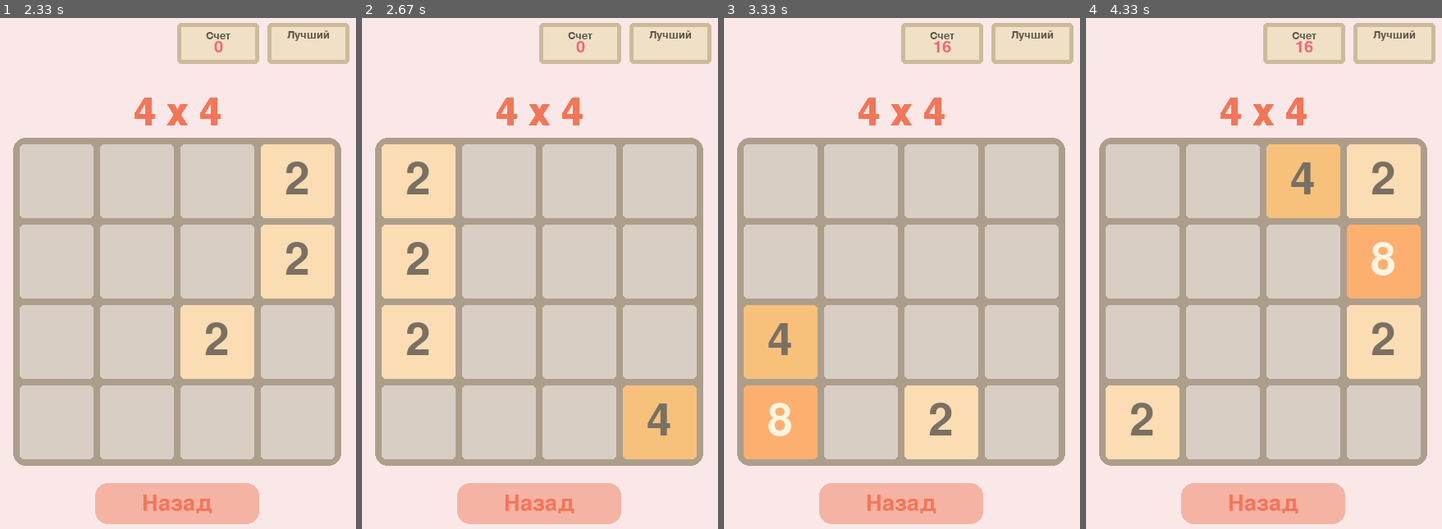
Above: before the commit, frames 1-4 (left to right).
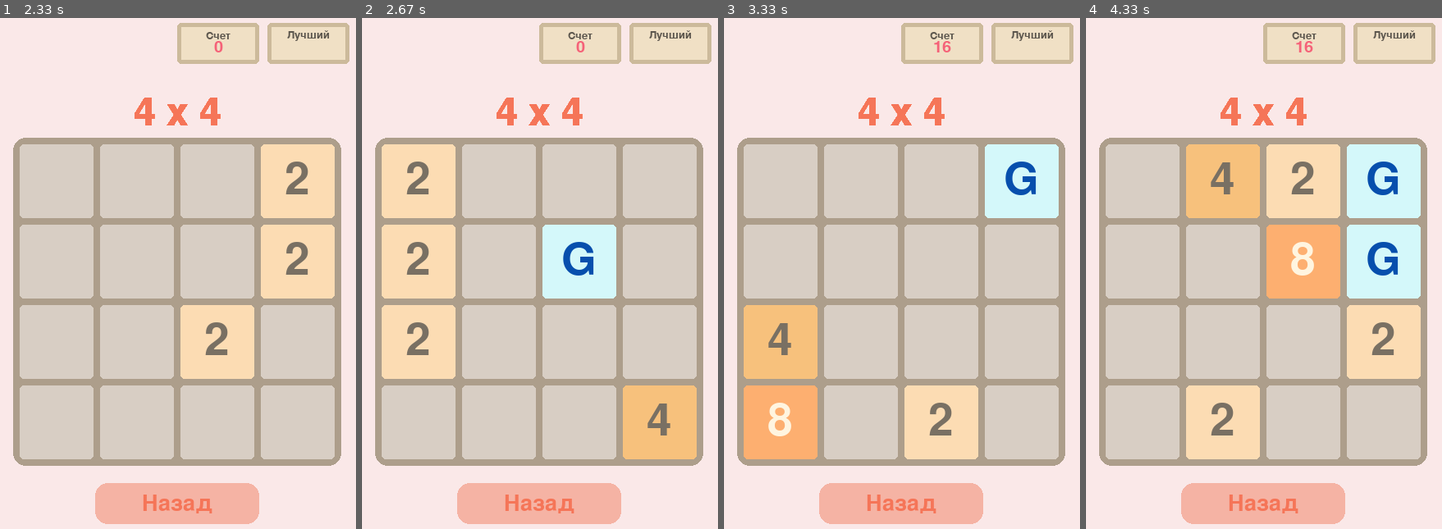
Above: after the commit, the same moments.

Repository: NaFo61/2048_Pygame
Game: pygame game, started from game/main.py
The game is run twice, just before and just after one commit, with the same random seed, the same clock (stepped at 60 frames per second) and the same inputs.
Inputs:
- Up to frame 1 (2.33 s): click "Играть" at 0.38 s; click "4 x 4" at 0.72 s; hold Right 1-1.47 s; hold Up 1.5-1.8 s; hold Right 1.83-2.3 s
- Up to frame 2 (2.67 s): hold Left from 2.33 s (still down)
- Up to frame 3 (3.33 s): release Left at 2.87 s; hold Down 2.9-3.2 s; hold Left from 3.23 s (still down)
- Up to frame 4 (4.33 s): release Left at 3.63 s; hold Up 3.67-4.03 s; hold Right from 4.07 s (still down)

Frame 1 is identical in both runs. In frame 2, 3.0% of the frame differs, in the area x 50-72%, y 40-55%; in frame 3, 3.0%; in frame 4, 21%, in the area x 5-95%, y 24-87%.

Commit message:
Update move_left, we can collect gems

Diff:
--- a/fdfd.py
+++ /dev/null
@@ -1,7 +0,0 @@
-import random
-
-chance_2 = 90
-chance_4 = 10
-if chance_2 + chance_4 != 100:
-    raise ValueError("Error chances")
-lst_with_chances = [2 * chance_2, 4 * chance_4,]
--- a/game/funcs.py
+++ b/game/funcs.py
@@ -3,67 +3,72 @@
 
 def get_color_cell(cell_value):
     settings = {
-        0: style.COLOR_0,
-        2: style.COLOR_2,
-        4: style.COLOR_4,
-        8: style.COLOR_8,
-        16: style.COLOR_16,
-        32: style.COLOR_32,
-        64: style.COLOR_64,
-        128: style.COLOR_128,
-        256: style.COLOR_256,
-        512: style.COLOR_512,
-        1024: style.COLOR_1024,
-        2048: style.COLOR_2048,
+        0: style.CELL_COLOR_0,
+        2: style.CELL_COLOR_2,
+        4: style.CELL_COLOR_4,
+        8: style.CELL_COLOR_8,
+        16: style.CELL_COLOR_16,
+        32: style.CELL_COLOR_32,
+        64: style.CELL_COLOR_64,
+        128: style.CELL_COLOR_128,
+        256: style.CELL_COLOR_256,
+        512: style.CELL_COLOR_512,
+        1024: style.CELL_COLOR_1024,
+        2048: style.CELL_COLOR_2048,
+        "G": style.CELL_COLOR_G
     }
     return settings.get(cell_value)
 
 
-def get_color_fonsize_text(cell_value, level):
+def get_color_fontsize_text(cell_value, level):
     match cell_value:
         case 2:
-            return (121, 112, 99), (
+            return style.TEXT_COLOR_2, (
                 80 if level == 1 else 60 if level == 2 else 40
             )
         case 4:
-            return (121, 112, 99), (
+            return style.TEXT_COLOR_4, (
                 80 if level == 1 else 60 if level == 2 else 40
             )
         case 8:
-            return (255, 245, 224), (
-                80 if level == 1 else 60 if level == 2 else 40
+            return style.TEXT_COLOR_8, (
+                80 if level == 1 else 60 if level == 2 else 60
             )
         case 16:
-            return (255, 245, 224), (
+            return style.TEXT_COLOR_16, (
                 75 if level == 1 else 60 if level == 2 else 40
             )
         case 32:
-            return (255, 245, 224), (
+            return style.TEXT_COLOR_32, (
                 75 if level == 1 else 60 if level == 2 else 40
             )
         case 64:
-            return (255, 245, 224), (
+            return style.TEXT_COLOR_64, (
                 75 if level == 1 else 60 if level == 2 else 40
             )
         case 128:
-            return (255, 245, 224), (
+            return style.TEXT_COLOR_128, (
                 65 if level == 1 else 45 if level == 2 else 35
             )
         case 256:
-            return (255, 245, 224), (
+            return style.TEXT_COLOR_256, (
                 65 if level == 1 else 45 if level == 2 else 35
             )
         case 512:
-            return (255, 245, 224), (
+            return style.TEXT_COLOR_512, (
                 65 if level == 1 else 45 if level == 2 else 35
             )
         case 1024:
-            return (255, 245, 224), (
+            return style.TEXT_COLOR_1024, (
                 55 if level == 1 else 35 if level == 2 else 25
             )
         case 2048:
-            return (255, 245, 224), (
+            return style.TEXT_COLOR_2048, (
                 55 if level == 1 else 35 if level == 2 else 25
+            )
+        case "G":
+            return style.TEXT_COLOR_G, (
+                80 if level == 1 else 60 if level == 2 else 60
             )
 
 
--- a/game/main.py
+++ b/game/main.py
@@ -24,6 +24,14 @@
         self.board = [
             [0 for _ in range(self.value)] for _ in range(self.value)
         ]
+        self.collected_g = 0
+
+        # Шансы на выпадение чисел
+        self.chances = {
+            "2": 90,  # Шанс на выпадение числа <2>
+            "4": 10,  # Шанс на выпадение числа <4>
+            "G": 25,  # Шанс на появление гема
+        }
 
     def render(self, screen):
         """Метод, который отображает все поле"""
@@ -146,7 +154,7 @@
     def render_cell_text(self, screen, cell_value, i, j):
         """Отображение текста ячейки"""
 
-        color, font_size = funcs.get_color_fonsize_text(cell_value, self.level)
+        color, font_size = funcs.get_color_fontsize_text(cell_value, self.level)
         font = pygame.font.Font(None, font_size)
         text_rendered = font.render(str(cell_value), True, color)
 
@@ -180,50 +188,68 @@
             if self.board[i][j] == 0
         ]
         return empty_cells
-    def fill_random_cells(self):
-        # Шансы на выпадение чисел
-        chances = {
-            "2": 90,  # Шанс на выпадение числа <2>
-            "4": 10,  # Шанс на выпадение числа <4>
-            "G": 25,  # Шанс на появление гема
-        }
-
-        # Проверка, что сумма шансов равна 100
-        chances_random_cells = list(chances.items())[:2]
-        if sum(map(lambda x: x[1], chances_random_cells)) != 100:
-            raise ValueError("Error: Chances do not add up to 100")
-
+
+    def spawn_number(self):
+        chances = list(self.chances.items())[:2]
         lst_with_chances = [
-            int(number) for number, chance in chances_random_cells for _ in range(chance)
+            int(number) for number, chance in chances for _ in range(chance)
         ]
-
         number = random.choice(lst_with_chances)
-
         # Поиск пустых ячеек
         empty_cells = self.find_empty_cells()
-
         # Выбор случайной пустой ячейки для числа
         rd_empty_cell = random.choice(empty_cells)
         row, col = rd_empty_cell
         self.board[row][col] = number
 
+    def spawn_gem(self):
+        # Поиск пустых ячеек
+        empty_cells = self.find_empty_cells()
+        # Выбор случайной пустой ячейки для числа
+        rd_empty_cell = random.choice(empty_cells)
+        row, col = rd_empty_cell
+        self.board[row][col] = "G"
+
+    def fill_random_cells(self):
+        # Проверка, что сумма шансов равна 100
+        chances_random_cells = list(self.chances.items())[:2]
+        if sum(list(self.chances.values())[:2]) != 100:
+            raise ValueError("Error: Chances do not add up to 100")
+        self.spawn_number()
+
+        is_spawn_g = random.randint(1, 100) in range(1, self.chances.get("G") + 1)
+        if is_spawn_g:
+            self.spawn_gem()
 
     def move_left(self):
-        self.board = [
-            [i for i in line if i] + [0] * line.count(0) for line in self.board
-        ]
+        board = []
+        for line in self.board:
+            inds_g = [i for i, v in enumerate(line) if v == "G"]
+            for ind_g in inds_g:
+                if ind_g != len(line) - 1:
+                    if [i for i in line[ind_g + 1:] if i and i != "G"]:
+                        line[ind_g] = 0
+                        self.collected_g += 1
+            new_line = [i for i in line if i] + [0] * line.count(0)
+            board.append(new_line)
+        self.board = board
+
         for i in range(self.value):
             for j in range(self.value - 1):
                 if (
                         self.board[i][j] == self.board[i][j + 1]
                         and self.board[i][j + 1] != 0
                 ):
-                    result_of_cell = self.board[i][j] * 2
-                    self.board[i][j] = result_of_cell
-                    self.board[i].pop(j + 1)
-                    self.board[i].append(0)
-
-                    self.points += result_of_cell
+                    if self.board[i][j] != "G":
+                        result_of_cell = self.board[i][j] * 2
+                        self.board[i][j] = result_of_cell
+                        self.board[i].pop(j + 1)
+                        self.board[i].append(0)
+                        self.points += result_of_cell
+                    else:
+                        result_of_cell = "G"
+                        self.board[i][j] = result_of_cell
+
 
     def move_right(self):
         self.board = [
@@ -235,12 +261,14 @@
                         self.board[i][j] == self.board[i][j - 1]
                         and self.board[i][j] != 0
                 ):
-                    result_of_cell = self.board[i][j] * 2
+                    if self.board[i][j] != "G":
+                        result_of_cell = self.board[i][j] * 2
+                        self.points += result_of_cell
+                    else:
+                        result_of_cell = "G"
                     self.board[i][j] = result_of_cell
                     self.board[i].pop(j - 1)
                     self.board[i].insert(0, 0)
-
-                    self.points += result_of_cell
 
     def move_up(self):
         self.board = [list(line) for line in zip(*self.board)]
@@ -253,12 +281,14 @@
                         self.board[i][j] == self.board[i][j + 1]
                         and self.board[i][j + 1] != 0
                 ):
-                    result_of_cell = self.board[i][j] * 2
+                    if self.board[i][j] != "G":
+                        result_of_cell = self.board[i][j] * 2
+                        self.points += result_of_cell
+                    else:
+                        result_of_cell = "G"
                     self.board[i][j] = result_of_cell
                     self.board[i].pop(j + 1)
                     self.board[i].append(0)
-
-                    self.points += result_of_cell
         self.board = [list(line) for line in zip(*self.board)]
 
     def move_down(self):
@@ -272,12 +302,14 @@
                         self.board[i][j] == self.board[i][j - 1]
                         and self.board[i][j] != 0
                 ):
-                    result_of_cell = self.board[i][j] * 2
+                    if self.board[i][j] != "G":
+                        result_of_cell = self.board[i][j] * 2
+                        self.points += result_of_cell
+                    else:
+                        result_of_cell = "G"
                     self.board[i][j] = result_of_cell
                     self.board[i].pop(j - 1)
                     self.board[i].insert(0, 0)
-
-                    self.points += result_of_cell
         self.board = [list(line) for line in zip(*self.board)]
 
 
--- a/game/style.py
+++ b/game/style.py
@@ -9,7 +9,6 @@
 S_TABLE_SCORE_TEXT_VALUE = (245, 98, 120)
 S_TABLE_SCORE_BORDER = (204, 186, 155)
 
-
 S_MAIN_TITLE = (100, 100, 100)
 
 S_TITLE = (148, 64, 0)
@@ -18,15 +17,29 @@
 
 RECT = (173, 158, 139)
 
-COLOR_0 = (216, 206, 196)
-COLOR_2 = (252, 220, 179)
-COLOR_4 = (247, 193, 124)
-COLOR_8 = (253, 175, 112)
-COLOR_16 = (255, 143, 86)
-COLOR_32 = (255, 112, 80)
-COLOR_64 = (255, 70, 18)
-COLOR_128 = (241, 210, 104)
-COLOR_256 = (241, 208, 86)
-COLOR_512 = (240, 203, 65)
-COLOR_1024 = (242, 201, 39)
-COLOR_2048 = (243, 197, 0)
+CELL_COLOR_0 = (216, 206, 196)
+CELL_COLOR_2 = (252, 220, 179)
+CELL_COLOR_4 = (247, 193, 124)
+CELL_COLOR_8 = (253, 175, 112)
+CELL_COLOR_16 = (255, 143, 86)
+CELL_COLOR_32 = (255, 112, 80)
+CELL_COLOR_64 = (255, 70, 18)
+CELL_COLOR_128 = (241, 210, 104)
+CELL_COLOR_256 = (241, 208, 86)
+CELL_COLOR_512 = (240, 203, 65)
+CELL_COLOR_1024 = (242, 201, 39)
+CELL_COLOR_2048 = (243, 197, 0)
+CELL_COLOR_G = (212, 248, 250)
+
+TEXT_COLOR_2 = (121, 112, 99)
+TEXT_COLOR_4 = (121, 112, 99)
+TEXT_COLOR_8 = (255, 245, 224)
+TEXT_COLOR_16 = (255, 245, 224)
+TEXT_COLOR_32 = (255, 245, 224)
+TEXT_COLOR_64 = (255, 245, 224)
+TEXT_COLOR_128 = (255, 245, 224)
+TEXT_COLOR_256 = (255, 245, 224)
+TEXT_COLOR_512 = (255, 245, 224)
+TEXT_COLOR_1024 = (255, 245, 224)
+TEXT_COLOR_2048 = (255, 245, 224)
+TEXT_COLOR_G = (7, 79, 173)
